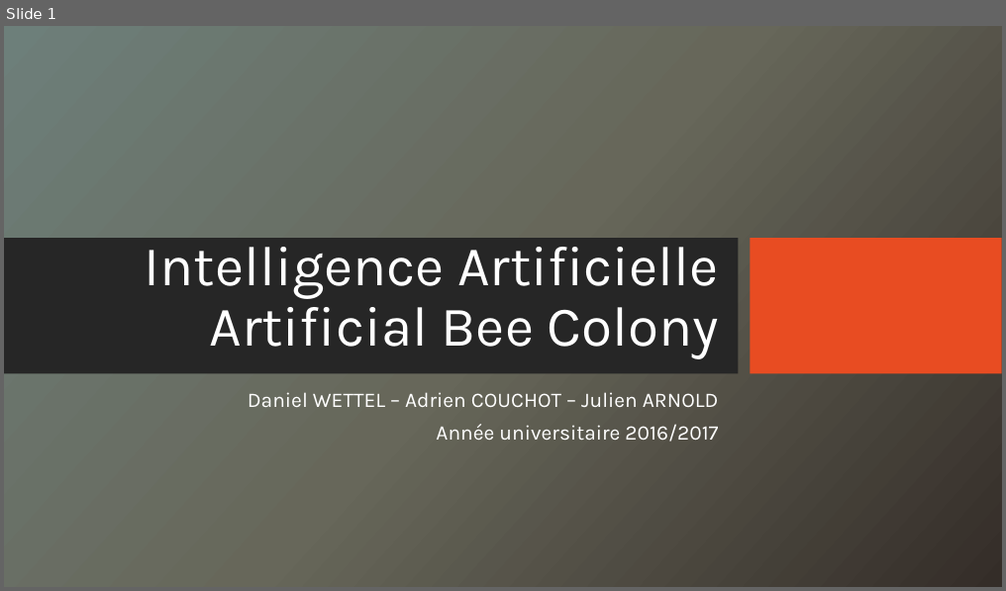
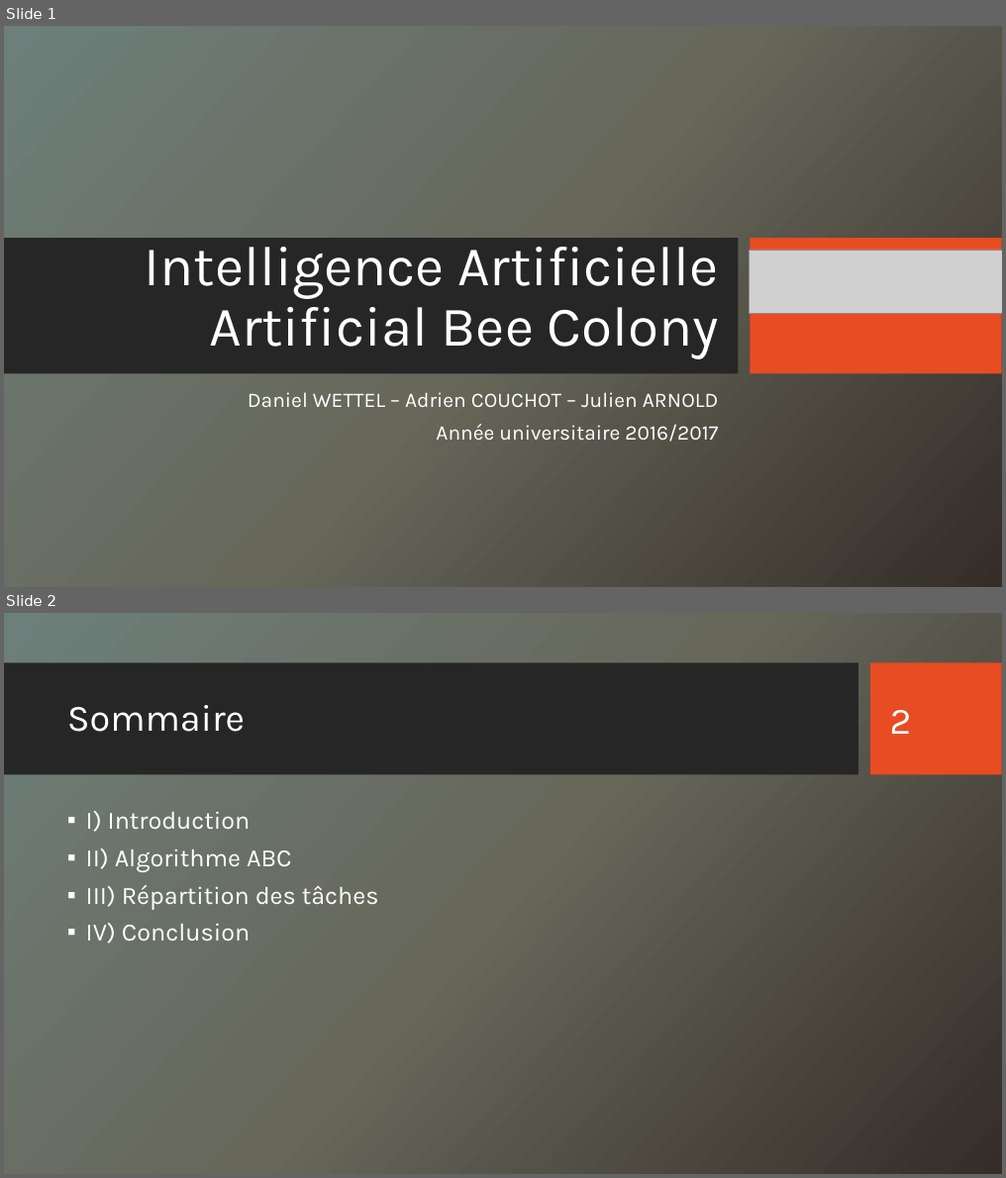
Before and after one commit to kazouke/Artificial-Bee-Colony, a slide deck: Intelligence Artificielle.pptx. Shown one above the other, each under a label of ours: slide 1 before the commit, slides 1 and 2 after it. The pictures are 1006x591 and 1006x1178 pixels, drawn with LibreOffice and Linux fonts; fonts in the diff are those of the drawing; grey boxes stand for pictures; background and template pictures are left out. Boxes give left, top, right and bottom in pixels: in the first picture for what was removed or moved away, otherwise in the second. Text is boxed around its words. In the diff, an @@ line names an element or a change of style, - is before the commit and + after.

```diff
--- a/Intelligence Artificielle.pptx
+++ b/Intelligence Artificielle.pptx
@@ slide 2 added at (4,613,1002,1174), background picture (left out) @@
@@ rectangle added at (4,663,858,775), fill #262626 @@
@@ rectangle added at (871,663,1002,775), fill #E84C22 @@
@@ title added at (67,705,245,732), 36 pt, text #FFFFFF @@
+Sommaire
@@ page number added at (890,710,912,734), 36 pt, text #FFFFFF @@
+2
@@ text added at (86,811,379,944), 24 pt, text #FFFFFF @@
+▪ I) Introduction
+▪ II) Algorithme ABC
+▪ III) Répartition des tâches
+▪ IV) Conclusion
@@ slide 1 changed as well @@
@@ picture added at (749,250,1002,313) @@
```
Also in this commit, not shown: 4 other slides added, 1 slide removed, 1 other file.
